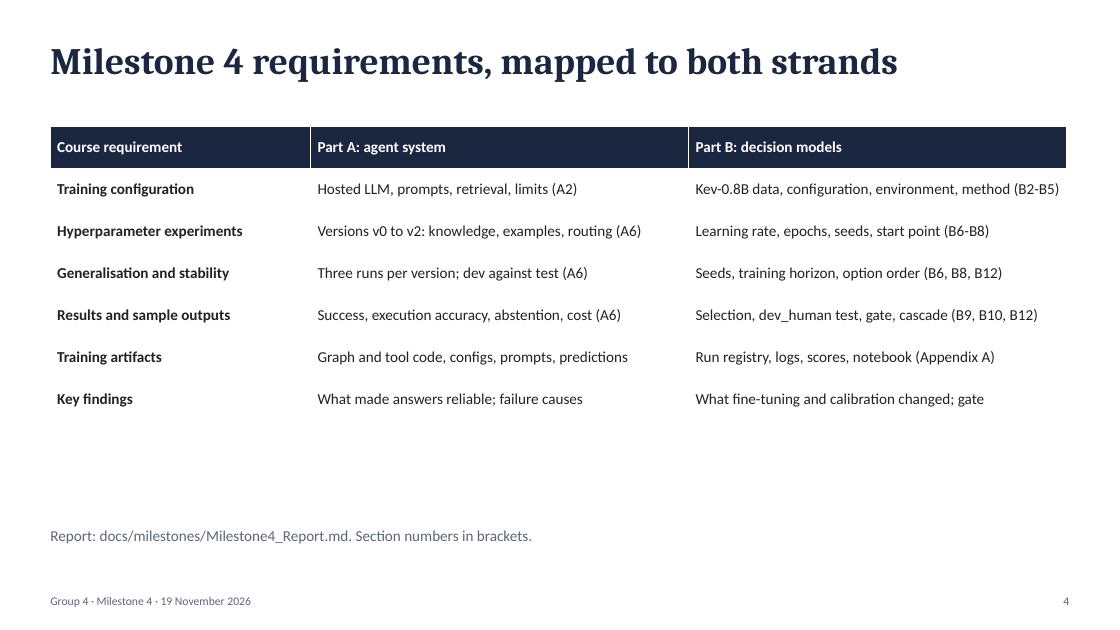
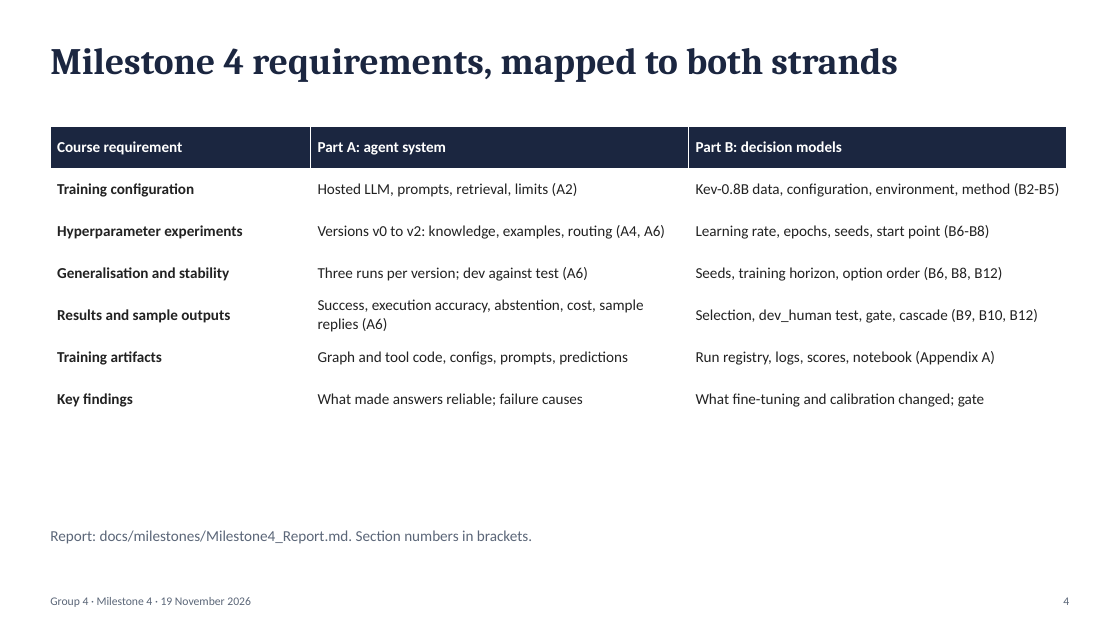
Before and after one commit to sathyaIITM/Group-4-DS-and-AI-Lab-Project, a slide deck: slide 4 of docs/milestones/Milestone4_TA_Presentation.pptx. Drawn at 1120x630 pixels with LibreOffice and Linux fonts; fonts in the diff are those of the drawing. Boxes give left, top, right and bottom in pixels: in the first picture for what was removed or moved away, otherwise in the second. Text is boxed around its words. In the diff, an @@ line names an element or a change of style, - is before the commit and + after.

Commit message:
DOCS: M4 deck, 23 slides: data and evaluation sets, agent architecture, sample outputs; evaluated LLM configuration and evaluation-set wording

```diff
--- a/docs/milestones/Milestone4_TA_Presentation.pptx
+++ b/docs/milestones/Milestone4_TA_Presentation.pptx
@@ table at (50,126,1067,420) @@
-row 3, column 2: Versions v0 to v2: knowledge, examples, routing (A6)
+row 3, column 2: Versions v0 to v2: knowledge, examples, routing (A4, A6)
-row 5, column 2: Success, execution accuracy, abstention, cost (A6)
+row 5, column 2: Success, execution accuracy, abstention, cost, sample replies (A6)
```
Also in this commit, not shown: 16 other slides changed, 3 slides added.
